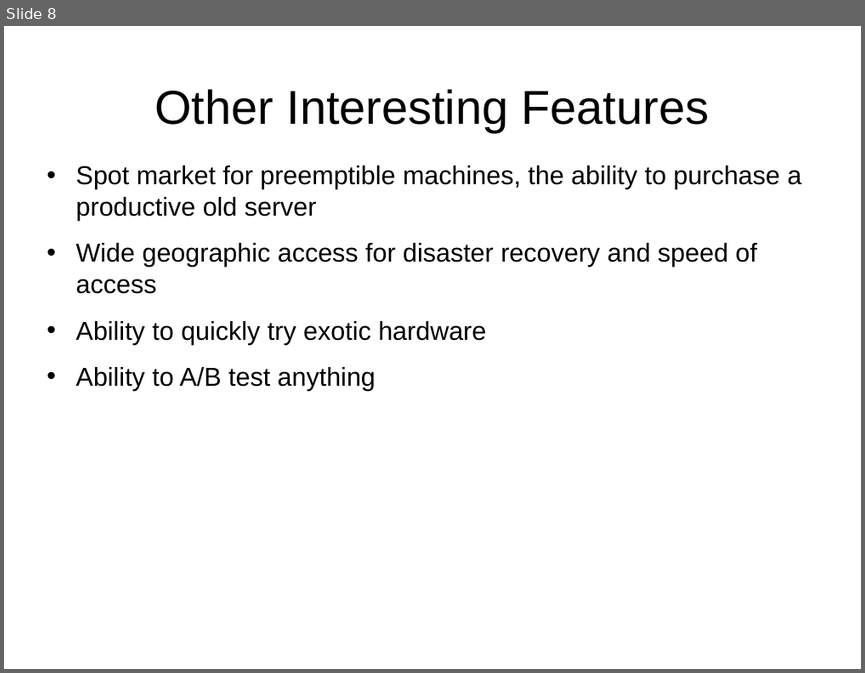
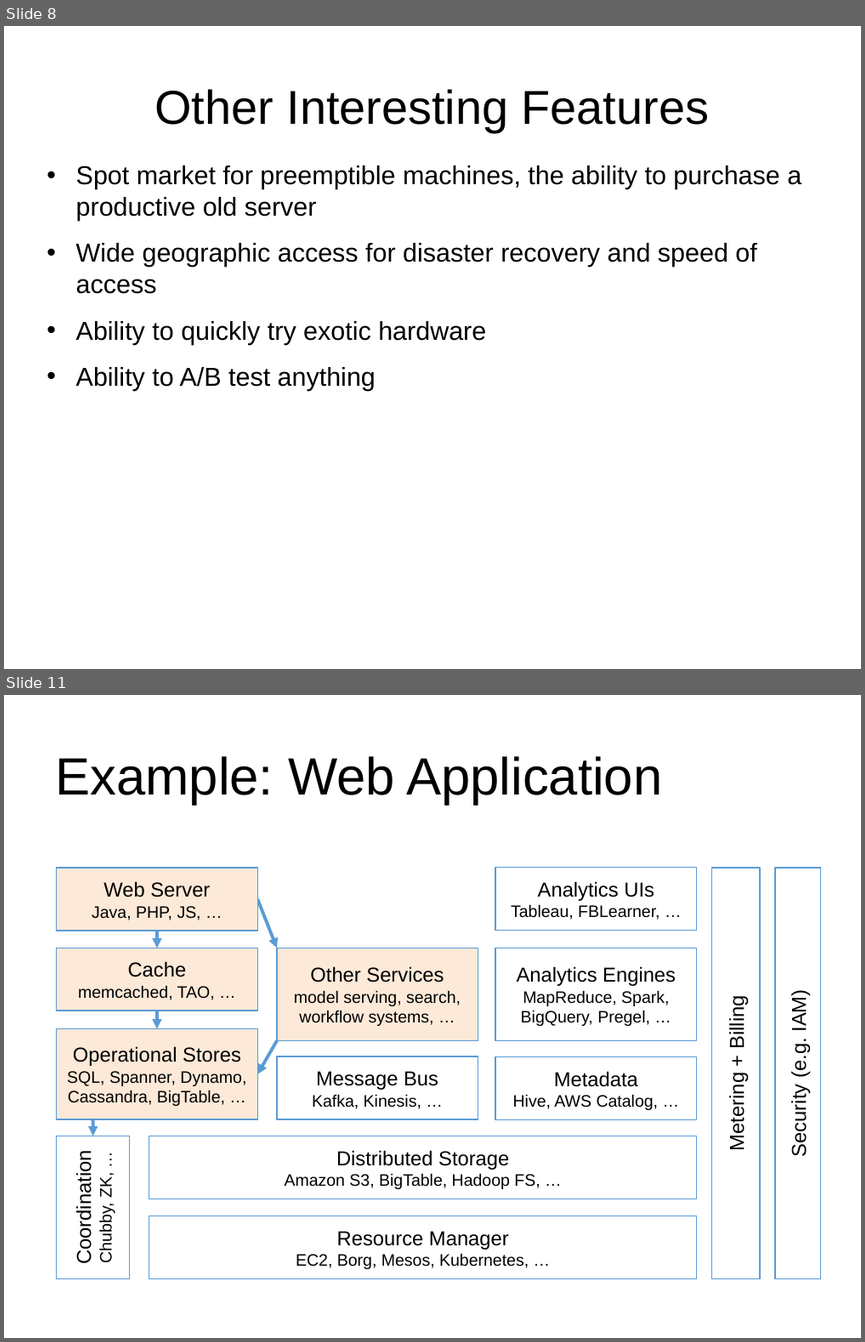
Before and after one commit to j-avdeev/Cloud-Computing-Technology, a slide deck: CCT - lec1 - Cloud computing overview.odp. Shown one above the other, each under a label of ours: slide 8 before the commit, slides 8 and 11 after it; the slides between them are not shown. The pictures are 865x673 and 865x1342 pixels, drawn with LibreOffice and Linux fonts; fonts in the diff are those of the drawing. Boxes give left, top, right and bottom in pixels: in the first picture for what was removed or moved away, otherwise in the second. Text is boxed around its words. In the diff, an @@ line names an element or a change of style, - is before the commit and + after.

```diff
--- a/CCT - lec1 - Cloud computing overview.odp
+++ b/CCT - lec1 - Cloud computing overview.odp
@@ slide 11 added at (x1=4, y1=695, x2=861, y2=1338), background #FFFFFF @@
@@ title added at (x1=56, y1=756, x2=662, y2=805), 48.5 pt, text #000000 @@
+Example: Web Application
@@ group added at (x1=56, y1=868, x2=821, y2=1279): 13 freeform shapes, 1 text @@
+Web Server
+Java, PHP, JS, …
+Cache
+memcached, TAO, …
+Other Services
+model serving, search, workflow systems, …
+Analytics Engines
+MapReduce, Spark, BigQuery, Pregel, …
+Message Bus
+Kafka, Kinesis, …
+Analytics UIs
+Tableau, FBLearner, …
+Distributed Storage
+Amazon S3, BigTable, Hadoop FS, …
+Resource Manager
+EC2, Borg, Mesos, Kubernetes, …
+Coordination
+Chubby, ZK, …
+Metadata
+Hive, AWS Catalog, …
+Operational Stores
+SQL, Spanner, Dynamo, Cassandra, BigTable, …
+Metering + Billing
+Security (e.g. IAM)
@@ arrow added from (257, 900) to (277, 947), #5B9BD5 3 pt @@
@@ arrow added from (157, 930) to (157, 947), #5B9BD5 3 pt @@
@@ arrow added from (157, 1010) to (157, 1028), #5B9BD5 3 pt @@
@@ arrow added from (277, 1040) to (257, 1073), #5B9BD5 3 pt @@
@@ arrow added from (92, 1117) to (92, 1136), #5B9BD5 3 pt @@
```
Also in this commit, not shown: 20 other slides added, 1 other file.
